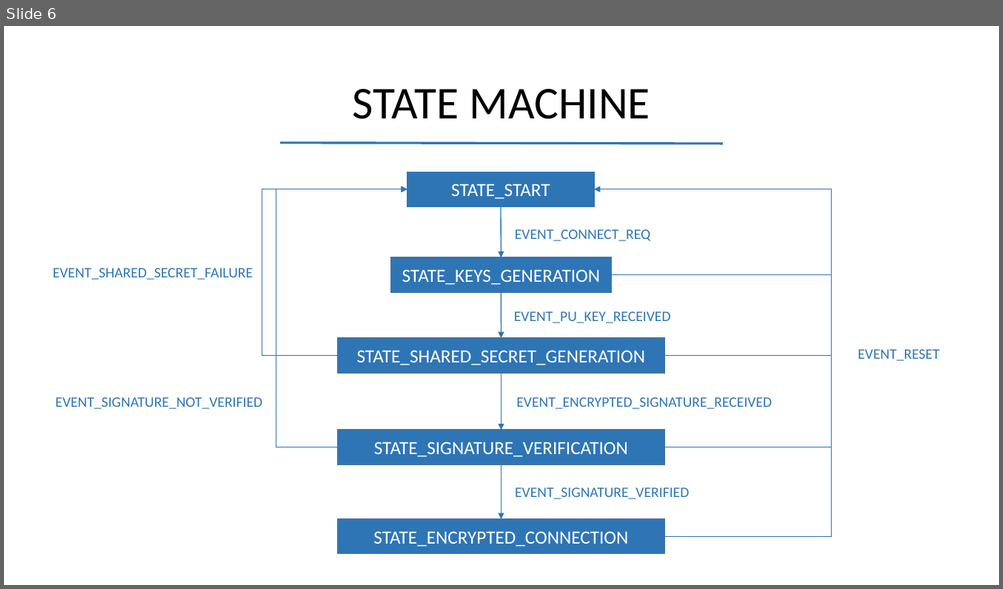
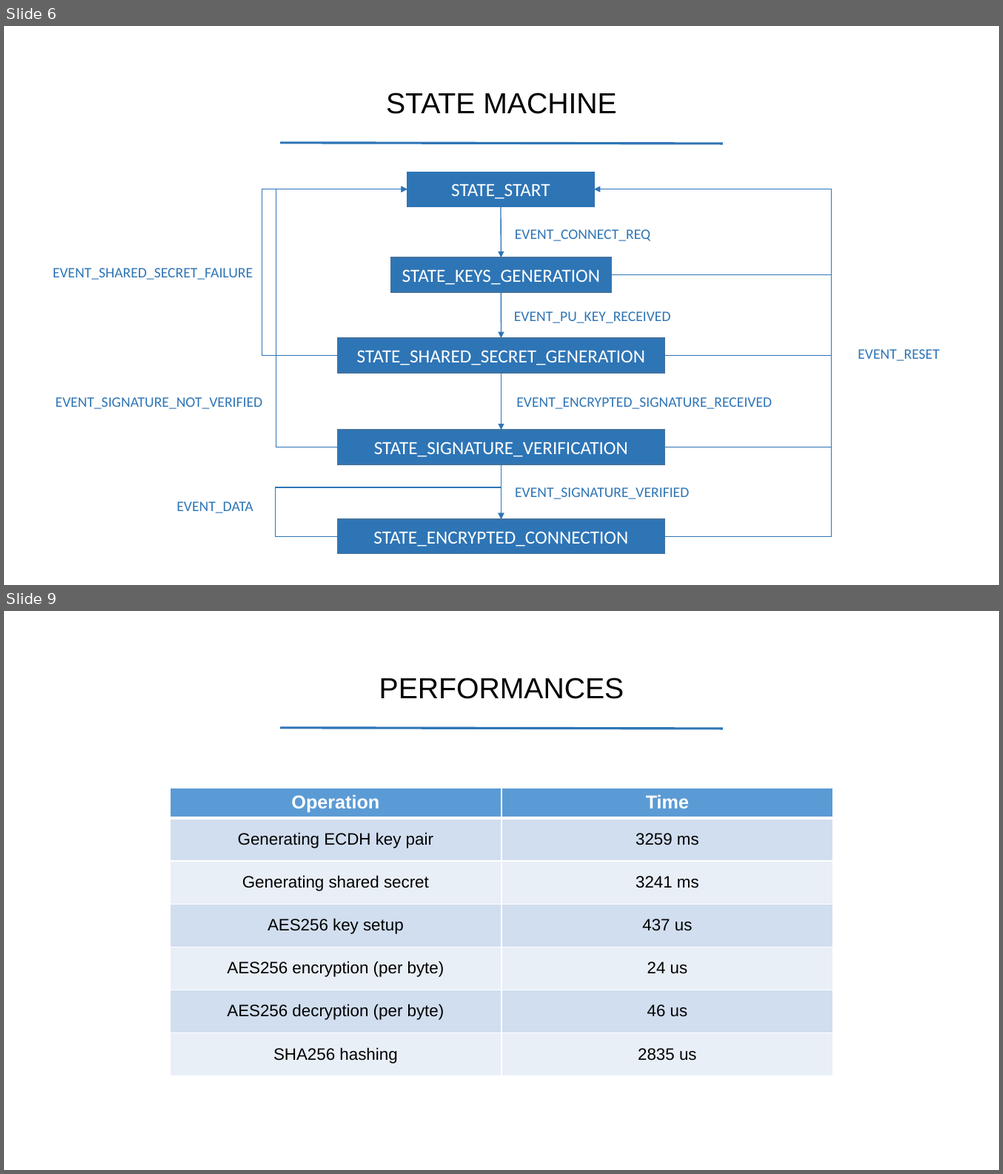
Before and after one commit to m-peko/SecureBLE, a slide deck: docs/SecureBLE.pptx. Shown one above the other, each under a label of ours: slide 6 before the commit, slides 6 and 9 after it; the slides between them are not shown. The pictures are 1003x589 and 1003x1174 pixels, drawn with LibreOffice and Linux fonts; fonts in the diff are those of the drawing. Boxes give left, top, right and bottom in pixels: in the first picture for what was removed or moved away, otherwise in the second. Text is boxed around its words. In the diff, an @@ line names an element or a change of style, - is before the commit and + after.

```diff
--- a/docs/SecureBLE.pptx
+++ b/docs/SecureBLE.pptx
@@ slide 9 added at <box>4,611,999,1170</box>, background #FFFFFF @@
@@ text added at <box>379,678,624,699</box>, 28 pt, text #000000 @@
+PERFORMANCES
@@ line added from (280, 728) to (723, 729), #2E75B6 2.25 pt @@
@@ table added at <box>170,788,832,1076</box>, 7 rows, 2 columns @@
+Operation | Time
+Generating ECDH key pair | 3259 ms
+Generating shared secret | 3241 ms
+AES256 key setup | 437 us
+AES256 encryption (per byte) | 24 us
+AES256 decryption (per byte) | 46 us
+SHA256 hashing | 2835 us
@@ slide 6 changed as well @@
@@ text "STATE MACHINE" at <box>386,93,617,114</box>: size 44 to 28 pt, font Calibri to Arial @@
@@ elbow arrow added from (338, 537) to (501, 520), #2E75B6 1 pt @@
@@ text added at <box>176,502,253,514</box>, 14 pt, text #2E75B6 @@
+EVENT_DATA
```
Also in this commit, not shown: 7 other slides changed, 3 other slides added, 15 other files.
